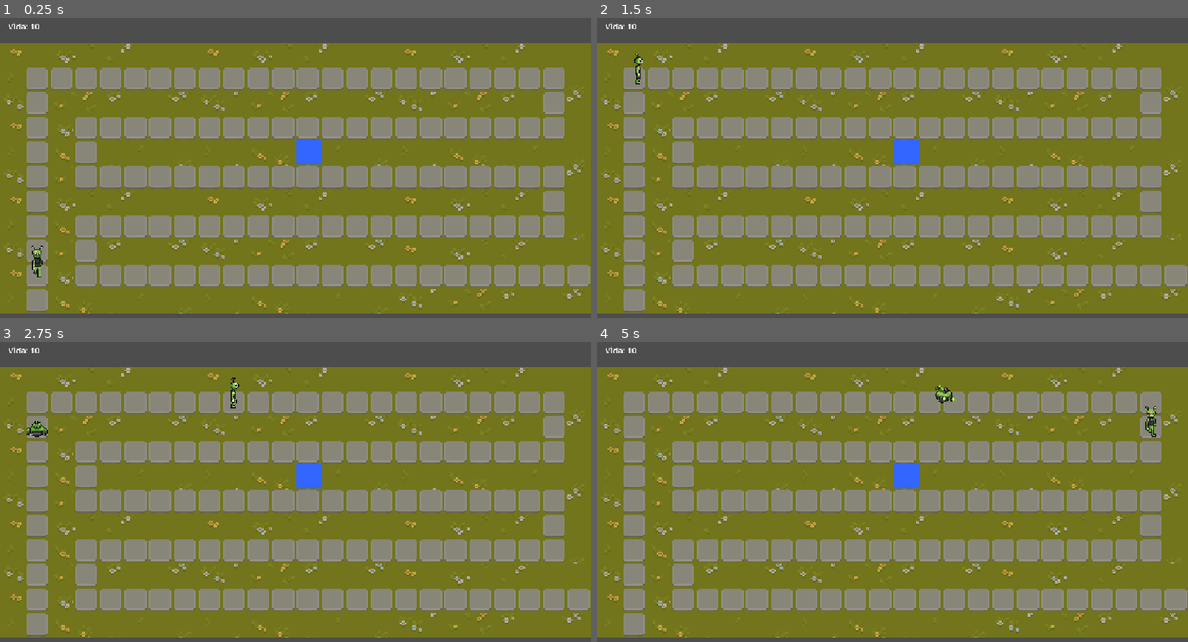
Above: before the commit, frames 1-4 (two rows, left to right).
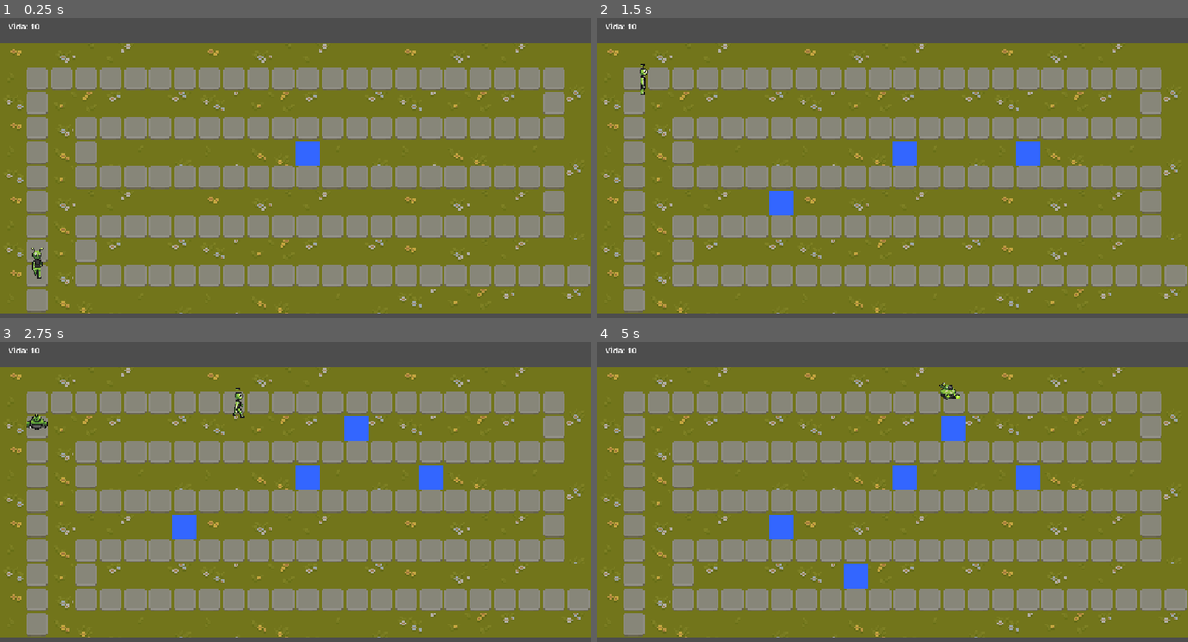
Above: after the commit, the same moments.

Repository: D4MC04/proyecto_dam2b
Game: Godot game, scene res://scenes/level.tscn
Two runs of this game, one before a commit and one after it. Both use one fixed random seed, a clock stepped at 60 frames per second and the inputs below. The project has no main scene, so this scene is started directly.
Inputs (mouse positions are in pixels of both pictures, inside the frame that each line leads up to):
- Up to frame 1 (0.25 s): no input
- Up to frame 2 (1.5 s): tap Enter at 0.5 s; move the mouse to (1022, 162) at 0.52 s; click (1022, 162) at 0.67 s; move the mouse to (774, 195) at 1.27 s; click (774, 195) at 1.42 s
- Up to frame 3 (2.75 s): move the mouse to (354, 429) at 2.02 s; click (354, 429) at 2.17 s
- Up to frame 4 (5 s): move the mouse to (862, 570) at 2.77 s; click (862, 570) at 2.92 s; move the mouse to (1069, 552) at 3.52 s; click (1069, 552) at 3.67 s; move the mouse to (715, 453) at 4.27 s; click (715, 453) at 4.42 s

The runs differ from the first frame. In frame 1, 0.2% of the frame differs, in the area x 5-55%, y 40-87%; in frame 2, 0.9%; in frame 3, 1.5%; in frame 4, 1.8%, in the area x 29-95%, y 13-83%.

Commit message:
Add build grid: towers snap to tilemap cells, path cells are blocked
- scripts/build_grid.gd + scenes/build_grid.tscn: finds the level's
  TileMapLayer and Path2D, marks the cells the path crosses as blocked,
  left click places a tower centred on a free cell, one tower per cell
- scripts/tower.gd, scenes/tower.tscn: tower joins group 'torres' and
  sizes its placeholder block to exactly one cell
- scenes/level.tscn: Path2D recentred on cell centres (11 points), BuildGrid
  instanced; the hand-placed tower snaps to its cell
- scenes/alien.tscn, scenes/ship.tscn: sprite raised 8px (position y=-8) to
  line up with the recentred path
- movement.gd, tilemap.tscn and project.godot untouched

Co-Authored-By: Claude Sonnet 5 <noreply@anthropic.com>

Diff:
--- a/scenes/alien.tscn
+++ b/scenes/alien.tscn
@@ -160,6 +160,7 @@
 ]
 
 [node name="Alien" type="AnimatedSprite2D"]
+position = Vector2(0, -8)
 texture_filter = 1
 sprite_frames = SubResource("SpriteFrames_alien")
 animation = &"walk_down"
--- /dev/null
+++ b/scenes/build_grid.tscn
@@ -0,0 +1,6 @@
+[gd_scene format=3]
+
+[ext_resource type="Script" path="res://scripts/build_grid.gd" id="1_grid"]
+
+[node name="BuildGrid" type="Node2D"]
+script = ExtResource("1_grid")
--- a/scenes/level.tscn
+++ b/scenes/level.tscn
@@ -7,12 +7,13 @@
 [ext_resource type="PackedScene" path="res://scenes/ship.tscn" id="5_ship"]
 [ext_resource type="Script" uid="uid://bcd8iyt31t735" path="res://scripts/level.gd" id="6_level"]
 [ext_resource type="PackedScene" path="res://scenes/tower.tscn" id="7_tower"]
+[ext_resource type="PackedScene" path="res://scenes/build_grid.tscn" id="8_grid"]
 
 [sub_resource type="Curve2D" id="Curve2D_level"]
 _data = {
-"points": PackedVector2Array(0, 0, 0, 0, 24, 168, 0, 0, 0, 0, 24, 21.06775, 0, 0, 0, 0, 360, 22.040815, 0, 0, 0, 0, 360, 51.232643, 0, 0, 0, 0, 200, 51.232643, 0, 0, 0, 0, 56, 51.232643, 0, 0, 0, 0, 55, 82.3706, 0, 0, 0, 0, 362, 83.34366, 0, 0, 0, 0, 363, 113.50855, 0, 0, 0, 0, 189, 113.50855, 0, 0, 0, 0, 55, 113.50855, 0, 0, 0, 0, 55, 145.61957, 0, 0, 0, 0, 198, 144.6465, 0, 0, 0, 0, 377, 145.61957)
+"points": PackedVector2Array(0, 0, 0, 0, 24, 168, 0, 0, 0, 0, 24, 24, 0, 0, 0, 0, 360, 24, 0, 0, 0, 0, 360, 56, 0, 0, 0, 0, 56, 56, 0, 0, 0, 0, 56, 88, 0, 0, 0, 0, 360, 88, 0, 0, 0, 0, 360, 120, 0, 0, 0, 0, 56, 120, 0, 0, 0, 0, 56, 152, 0, 0, 0, 0, 376, 152)
 }
-point_count = 14
+point_count = 11
 
 [node name="Level" type="Node2D" unique_id=275645220]
 script = ExtResource("6_level")
@@ -24,8 +25,6 @@
 zoom = Vector2(3, 3)
 
 [node name="Path2D" type="Path2D" parent="." unique_id=596360911]
-position = Vector2(0, -4.6510057)
-scale = Vector2(1, 1.0276847)
 curve = SubResource("Curve2D_level")
 
 [node name="PathFollow2D" type="PathFollow2D" parent="Path2D" unique_id=594805272]
@@ -35,6 +34,7 @@
 script = ExtResource("2_move")
 
 [node name="Alien" parent="Path2D/PathFollow2D" unique_id=1293357935 instance=ExtResource("3_alien")]
+position = Vector2(0, 0)
 scale = Vector2(0.5, 0.5)
 
 [node name="ShipFollow" type="PathFollow2D" parent="Path2D" unique_id=152018695]
@@ -48,6 +48,8 @@
 [node name="Tower" parent="." unique_id=1269197556 instance=ExtResource("7_tower")]
 position = Vector2(201, 71)
 
+[node name="BuildGrid" parent="." unique_id=43449701 instance=ExtResource("8_grid")]
+
 [node name="UI" type="CanvasLayer" parent="." unique_id=968077992]
 
 [node name="VidaLabel" type="Label" parent="UI" unique_id=1095615923]
--- a/scenes/ship.tscn
+++ b/scenes/ship.tscn
@@ -67,6 +67,7 @@
 }
 
 [node name="Ship" type="AnimatedSprite2D"]
+position = Vector2(0, -8)
 texture_filter = 1
 scale = Vector2(0.5, 0.5)
 sprite_frames = SubResource("SpriteFrames_ship")
--- a/scenes/tower.tscn
+++ b/scenes/tower.tscn
@@ -5,7 +5,7 @@
 [sub_resource type="CircleShape2D" id="CircleShape2D_range"]
 radius = 56.0
 
-[node name="Tower" type="Node2D"]
+[node name="Tower" type="Node2D" groups=["torres"]]
 script = ExtResource("1_tower")
 
 [node name="ColorRect" type="ColorRect" parent="."]
--- /dev/null
+++ b/scripts/build_grid.gd
@@ -0,0 +1,54 @@
+extends Node2D
+
+@export var torre: PackedScene = preload("res://scenes/tower.tscn")
+
+var tilemap: TileMapLayer
+var camino = {}   # casilla -> true
+var torres = {}   # casilla -> torre
+
+func _ready():
+	var nivel = get_parent()
+	tilemap = nivel.find_children("*", "TileMapLayer", true, false)[0]
+	var path: Path2D = nivel.find_children("*", "Path2D", true, false)[0]
+	var largo = path.curve.get_baked_length()
+	var paso = tilemap.tile_set.tile_size.x / 4.0
+	var d = 0.0
+	while d < largo:
+		camino[_casilla(path.to_global(path.curve.sample_baked(d)))] = true
+		d += paso
+	camino[_casilla(path.to_global(path.curve.sample_baked(largo)))] = true
+	for t in get_tree().get_nodes_in_group("torres"):
+		_registrar(t)
+
+func _unhandled_input(event):
+	if event is InputEventMouseButton and event.pressed and event.button_index == MOUSE_BUTTON_LEFT:
+		colocar(get_global_mouse_position())
+
+func puede_construir(c: Vector2i) -> bool:
+	return tilemap.get_used_rect().has_point(c) and not camino.has(c) and not torres.has(c)
+
+func colocar(pos: Vector2) -> bool:
+	var c = _casilla(pos)
+	if not puede_construir(c):
+		return false
+	var t = torre.instantiate()
+	get_parent().add_child(t)
+	t.global_position = _centro(c)
+	_registrar(t)
+	return true
+
+func _registrar(t):
+	var c = _casilla(t.global_position)
+	if not puede_construir(c):
+		push_warning("Torre en casilla no valida: %s" % c)
+		return
+	torres[c] = t
+	t.global_position = _centro(c)
+	t.ajustar_a_casilla(Vector2(tilemap.tile_set.tile_size))
+	t.tree_exiting.connect(func(): torres.erase(c))
+
+func _casilla(p: Vector2) -> Vector2i:
+	return tilemap.local_to_map(tilemap.to_local(p))
+
+func _centro(c: Vector2i) -> Vector2:
+	return tilemap.to_global(tilemap.map_to_local(c))
--- a/scripts/tower.gd
+++ b/scripts/tower.gd
@@ -13,3 +13,7 @@
 			cercano = a
 	if cercano:
 		cercano.hit()
+
+func ajustar_a_casilla(tamano: Vector2):
+	$ColorRect.size = tamano
+	$ColorRect.position = -tamano / 2
Not shown, added: scripts/build_grid.gd.uid
